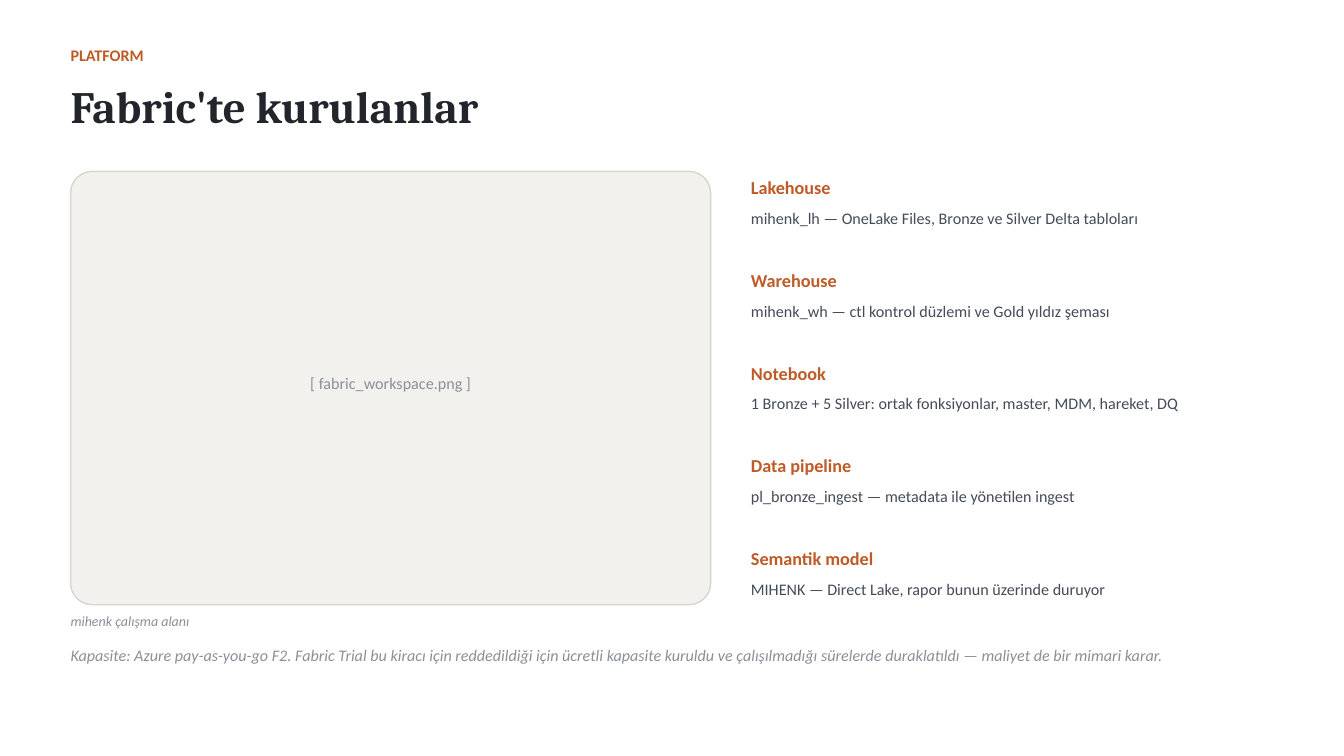
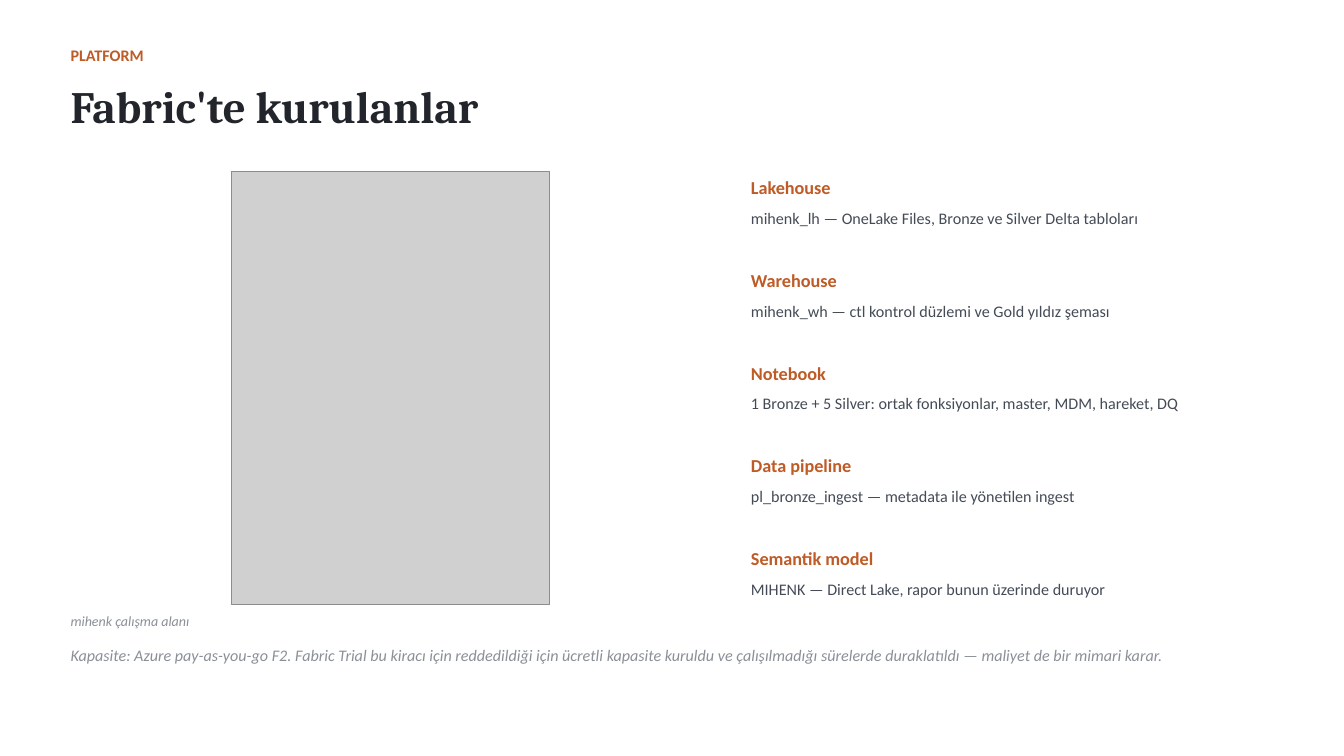
Before and after one commit to BurakOnce/Mihenk, a slide deck: slide 10 of deliverables/Mihenk_Veri_Platformu_Sunum.pptx. Drawn at 1344x756 pixels with LibreOffice and Linux fonts; fonts in the diff are those of the drawing; grey boxes stand for pictures. Boxes give left, top, right and bottom in pixels: in the first picture for what was removed or moved away, otherwise in the second. Text is boxed around its words. In the diff, an @@ line names an element or a change of style, - is before the commit and + after.

```diff
--- a/deliverables/Mihenk_Veri_Platformu_Sunum.pptx
+++ b/deliverables/Mihenk_Veri_Platformu_Sunum.pptx
@@ rounded rectangle removed at (x1=71, y1=171, x2=711, y2=605) @@
@@ picture added at (x1=232, y1=171, x2=551, y2=605) @@
@@ text removed at (x1=319, y1=378, x2=463, y2=392) @@
-[ fabric_workspace.png ]
```
Also in this commit, not shown: 4 other slides changed, 50 other files.
